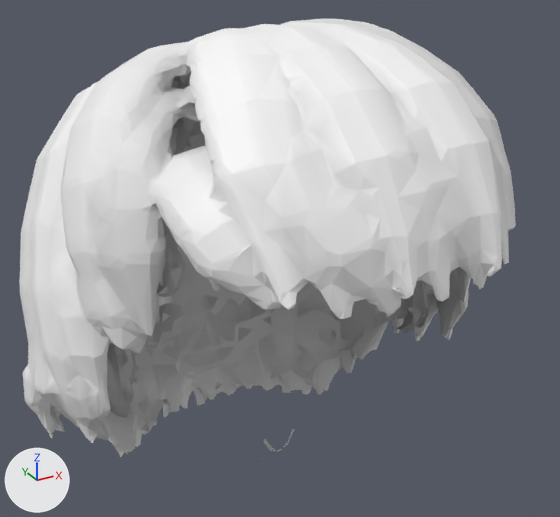
The glTF model chars/hair_male_spiky.glb as it was, and as the next commit left it.
Before and after are seen from a 50 mm camera at (-0.149, -0.327, 1.795) aimed at (0.005, -0.047, 1.655). The axes (+X, +Y, +Z) are drawn at lower left. The lights are the same throughout. The picture after the commit comes second.

Objects in the first picture: 'spiky'.
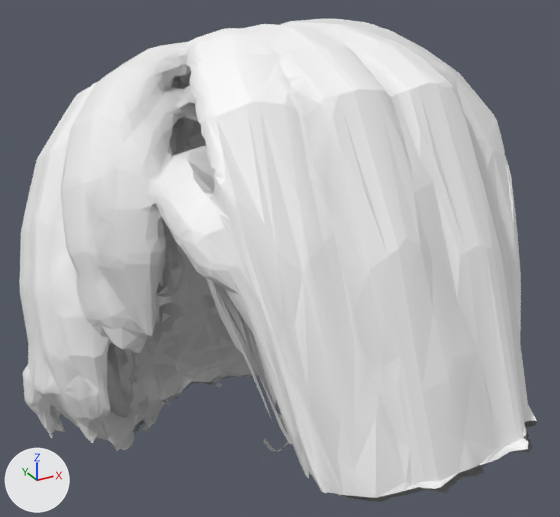
Changed parts and their boxes [x1, y1, x2, y2] in the pictures (560 x 517 px; the box of a moved part takes in the faces that stretch with it):
'spiky', reshaped (10% taller): before [19, 19, 516, 458]; after [19, 19, 537, 502]
part 1 of me_spiky_001, moved or reshaped: before [184, 70, 516, 319]; after [184, 70, 537, 502]
part 2 of me_spiky_001, moved or reshaped: before [118, 360, 333, 457]; after [120, 366, 259, 450]

What the commit changed:
me_spiky_001 is used by ob_spiky; location (0.0, 0.0, 0.0).
me_spiky_001 had 10717 vertices, 21984 faces and spanned x -0.11..0.11, y -0.16..0.084, z 1.531..1.759.
me_spiky_001 now has 10717 vertices, 21984 faces and spans x -0.11..0.11, y -0.184..0.084, z 1.547..1.759.
me_spiky_001 part 1: 992 of 10717 vertices moved; they spanned x -0.058..0.058, y -0.16..-0.087, z 1.679..1.743 and now span x -0.058..0.058, y -0.184..-0.087, z 1.631..1.743; mean shift (0.0, -0.013, -0.037); largest move (0.018, -0.123, 1.706) -> (0.018, -0.147, 1.632).
me_spiky_001 part 2: 321 of the vertices in x -0.065..0.065, y -0.005..0.042, z 1.531..1.546 are scaled about their middle by (1, 1, 0), then moved by (0.0, 0.0, 0.008).
